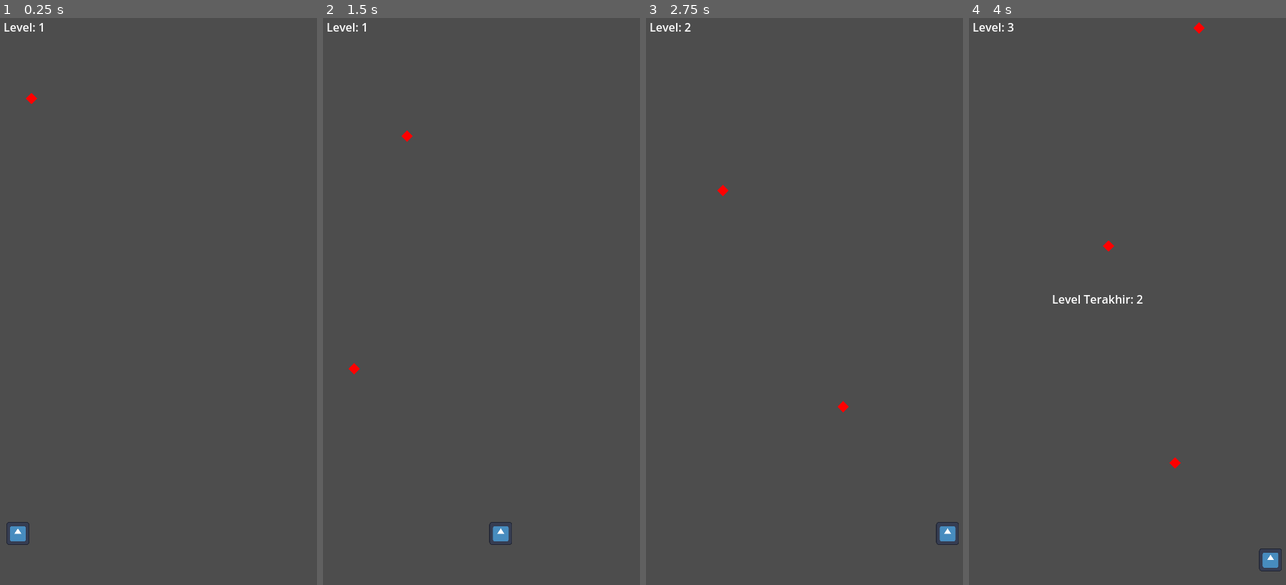
Above: before the commit, frames 1-4 (left to right).
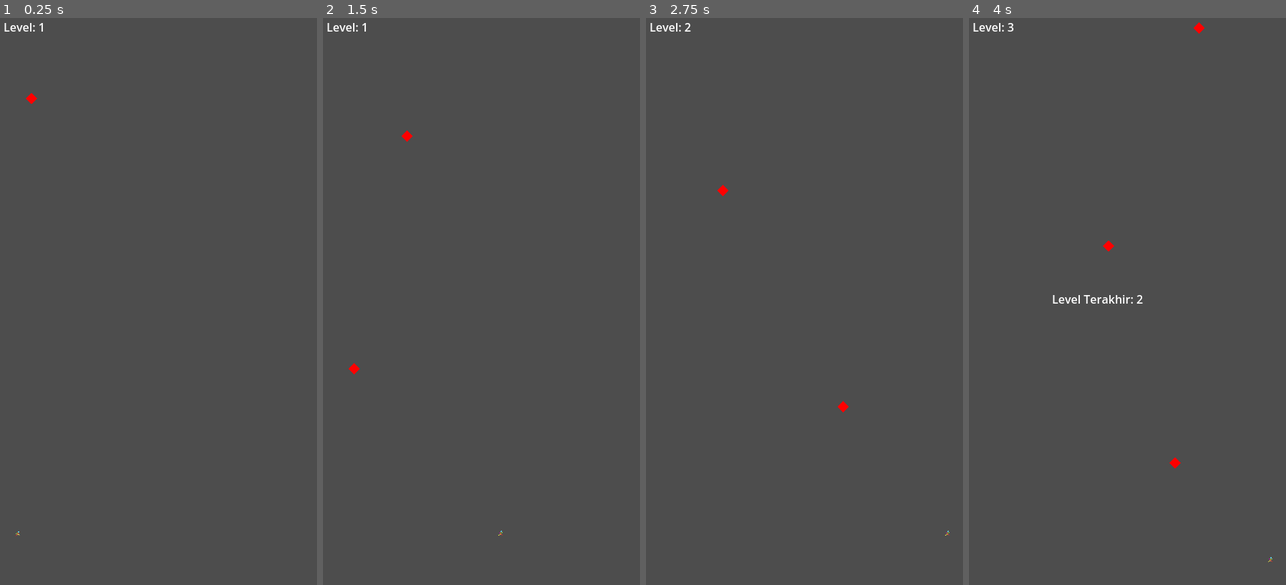
Above: after the commit, the same moments.

Repository: IniJamiel/TFI
Game: Godot game, scene res://main.tscn
The game is run twice, just before and just after one commit, with the same random seed, the same clock (stepped at 60 frames per second) and the same inputs. The engine's default icon, where the game draws it, is replaced by a stand-in: a white triangle on a blue panel in a dark square.
Inputs:
- Up to frame 1 (0.25 s): no input
- Up to frame 2 (1.5 s): hold D (Kanan) 0.53-1.28 s; tap A (Kiri) at 0.8, 1.35 s
- Up to frame 3 (2.75 s): tap D (Kanan) at 1.55 s; hold D (Kanan) from 2.03 s (still down); tap A (Kiri) at 2.3 s
- Up to frame 4 (4 s): release D (Kanan) at 2.78 s; tap A (Kiri) at 2.85, 3.8 s; tap D (Kanan) at 3.05 s; hold D (Kanan) from 3.53 s (still down)

The runs differ from the first frame. In frame 1, 0.2% of the frame differs, in the area x 2-10%, y 88-93%; in frame 2, 0.2%; in frame 3, 0.2%; in frame 4, 0.2%, in the area x 91-99%, y 93-98%.

Commit message:
Added animation

Diff:
--- a/TFITutorial/CharacterBody2D.gd
+++ b/TFITutorial/CharacterBody2D.gd
@@ -4,6 +4,20 @@
 
 func _physics_process(delta):
 	var direction = Input.get_axis("Kiri","Kanan")
+
+	if Input.is_action_pressed("Kanan"):
+		$AnimatedSprite2D.play("Run")
+		$AnimatedSprite2D.flip_h = false
+		$AnimationPlayer.play("Run Right")
+	elif Input.is_action_pressed("Kiri"):
+		$AnimatedSprite2D.play("Run")
+		$AnimatedSprite2D.flip_h = true
+		$AnimationPlayer.play("Run Left")
+
+	if Input.is_action_just_released("Kanan")|| Input.is_action_just_released("Kiri"):
+		$AnimatedSprite2D.pause()
+		$AnimationPlayer.pause()
+
 	var speed = (Global.level*Global.globalSpeedScale) + Global.base_speed
 	velocity.x = speed * direction * Global.playerspeedScale
 	move_and_slide()
--- a/TFITutorial/player.tscn
+++ b/TFITutorial/player.tscn
@@ -1,10 +1,104 @@
-[gd_scene load_steps=4 format=3 uid="uid://bd8h2qj7wgm8"]
+[gd_scene load_steps=15 format=3 uid="uid://bd8h2qj7wgm8"]
 
 [ext_resource type="Script" path="res://CharacterBody2D.gd" id="1_lcs2a"]
-[ext_resource type="Texture2D" uid="uid://2bskexywtlfq" path="res://icon.svg" id="1_nolqn"]
+[ext_resource type="Texture2D" uid="uid://mlvfnbky1c1v" path="res://Assets/AssetPack-V1/Sprite Sheets/run cycle 48x48.png" id="2_hrida"]
 
 [sub_resource type="RectangleShape2D" id="RectangleShape2D_rklxs"]
 size = Vector2(128, 128)
+
+[sub_resource type="AtlasTexture" id="AtlasTexture_a2odi"]
+atlas = ExtResource("2_hrida")
+region = Rect2(0, 0, 48, 48)
+
+[sub_resource type="AtlasTexture" id="AtlasTexture_wbgdc"]
+atlas = ExtResource("2_hrida")
+region = Rect2(48, 0, 48, 48)
+
+[sub_resource type="AtlasTexture" id="AtlasTexture_lecgu"]
+atlas = ExtResource("2_hrida")
+region = Rect2(96, 0, 48, 48)
+
+[sub_resource type="AtlasTexture" id="AtlasTexture_e3hdp"]
+atlas = ExtResource("2_hrida")
+region = Rect2(144, 0, 48, 48)
+
+[sub_resource type="AtlasTexture" id="AtlasTexture_bb4n0"]
+atlas = ExtResource("2_hrida")
+region = Rect2(192, 0, 48, 48)
+
+[sub_resource type="AtlasTexture" id="AtlasTexture_rhcoe"]
+atlas = ExtResource("2_hrida")
+region = Rect2(240, 0, 48, 48)
+
+[sub_resource type="AtlasTexture" id="AtlasTexture_wmvio"]
+atlas = ExtResource("2_hrida")
+region = Rect2(288, 0, 48, 48)
+
+[sub_resource type="AtlasTexture" id="AtlasTexture_6vq0i"]
+atlas = ExtResource("2_hrida")
+region = Rect2(336, 0, 48, 48)
+
+[sub_resource type="SpriteFrames" id="SpriteFrames_mq3vx"]
+animations = [{
+"frames": [],
+"loop": true,
+"name": &"Jump",
+"speed": 5.0
+}, {
+"frames": [{
+"duration": 1.0,
+"texture": SubResource("AtlasTexture_a2odi")
+}, {
+"duration": 1.0,
+"texture": SubResource("AtlasTexture_wbgdc")
+}, {
+"duration": 1.0,
+"texture": SubResource("AtlasTexture_lecgu")
+}, {
+"duration": 1.0,
+"texture": SubResource("AtlasTexture_e3hdp")
+}, {
+"duration": 1.0,
+"texture": SubResource("AtlasTexture_bb4n0")
+}, {
+"duration": 1.0,
+"texture": SubResource("AtlasTexture_rhcoe")
+}, {
+"duration": 1.0,
+"texture": SubResource("AtlasTexture_wmvio")
+}, {
+"duration": 1.0,
+"texture": SubResource("AtlasTexture_6vq0i")
+}],
+"loop": true,
+"name": &"Run",
+"speed": 5.0
+}, {
+"frames": [],
+"loop": true,
+"name": &"Walk",
+"speed": 5.0
+}]
+
+[sub_resource type="Animation" id="Animation_rhfll"]
+resource_name = "Run Right"
+tracks/0/type = "value"
+tracks/0/imported = false
+tracks/0/enabled = true
+tracks/0/path = NodePath("Sprite2D:frame")
+tracks/0/interp = 1
+tracks/0/loop_wrap = true
+tracks/0/keys = {
+"times": PackedFloat32Array(0, 0.2, 0.4, 0.6, 0.8, 1, 1.2, 1.4),
+"transitions": PackedFloat32Array(1, 1, 1, 1, 1, 1, 1, 1),
+"update": 1,
+"values": [5, 5, 5, 5, 5, 5, 5, 5]
+}
+
+[sub_resource type="AnimationLibrary" id="AnimationLibrary_uvlly"]
+_data = {
+"Run Right": SubResource("Animation_rhfll")
+}
 
 [node name="Player" type="Node2D"]
 scale = Vector2(0.25, 0.25)
@@ -13,7 +107,20 @@
 script = ExtResource("1_lcs2a")
 
 [node name="Sprite2D" type="Sprite2D" parent="CharacterBody2D"]
-texture = ExtResource("1_nolqn")
+texture = ExtResource("2_hrida")
+hframes = 8
 
 [node name="CollisionShape2D" type="CollisionShape2D" parent="CharacterBody2D" groups=["Player"]]
 shape = SubResource("RectangleShape2D_rklxs")
+
+[node name="AnimatedSprite2D" type="AnimatedSprite2D" parent="CharacterBody2D"]
+visible = false
+position = Vector2(7.62939e-06, -7.62939e-06)
+scale = Vector2(4.54167, 4.54167)
+sprite_frames = SubResource("SpriteFrames_mq3vx")
+animation = &"Run"
+
+[node name="AnimationPlayer" type="AnimationPlayer" parent="CharacterBody2D"]
+libraries = {
+"": SubResource("AnimationLibrary_uvlly")
+}
Binary file added: TFITutorial/Assets/AssetPack-V1/Aseprite Files/Player/Character Idle Rig 48x48.aseprite
Binary file added: TFITutorial/Assets/AssetPack-V1/Aseprite Files/Player/WallSlide.aseprite
Binary file added: TFITutorial/Assets/AssetPack-V1/Aseprite Files/Player/player jump 48x48.aseprite
Binary file added: TFITutorial/Assets/AssetPack-V1/Aseprite Files/Player/player land 48x48.aseprite
Binary file added: TFITutorial/Assets/AssetPack-V1/Aseprite Files/Player/run cycle 48x48.aseprite
Binary file added: TFITutorial/Assets/AssetPack-V1/Aseprite Files/Player/wallLandAnimation.aseprite
Binary file added: TFITutorial/Assets/AssetPack-V1/Aseprite Files/Tilemap/160x160 background tilemap.aseprite
Binary file added: TFITutorial/Assets/AssetPack-V1/Aseprite Files/Tilemap/Basic Tilemap.aseprite
Binary file added: TFITutorial/Assets/AssetPack-V1/Sprite Sheets/Character Idle 48x48.png
Not shown, added: TFITutorial/Assets/AssetPack-V1/Sprite Sheets/Character Idle 48x48.png.import
Binary file added: TFITutorial/Assets/AssetPack-V1/Sprite Sheets/Wall Slide 48x48.png
Not shown, added: TFITutorial/Assets/AssetPack-V1/Sprite Sheets/Wall Slide 48x48.png.import
(and 12 more such lines)
